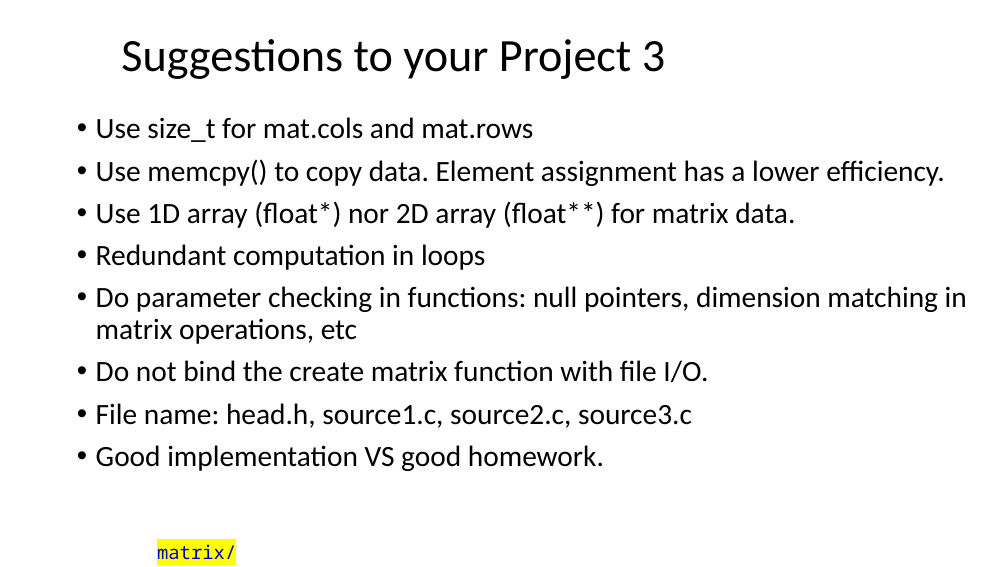
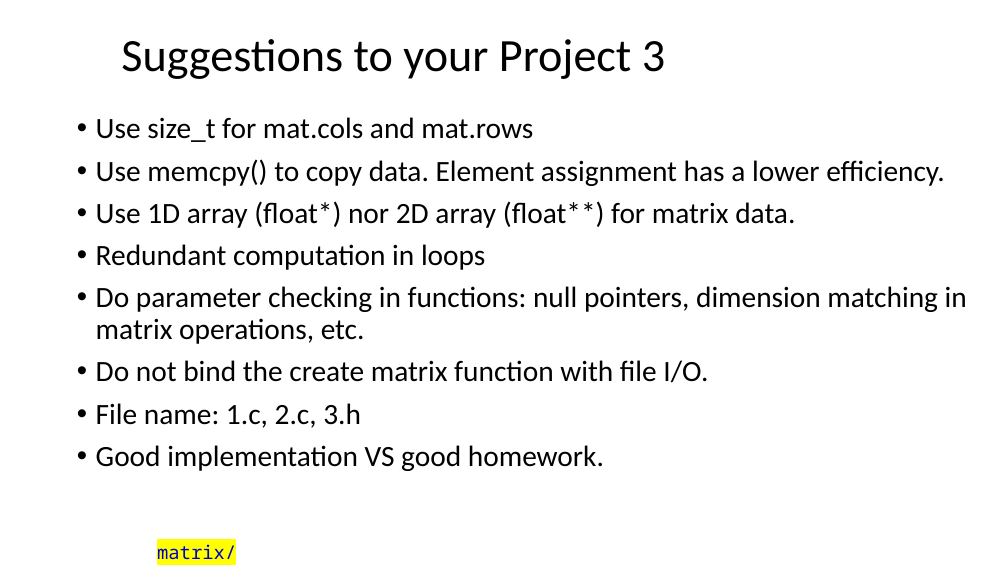
Before and after one commit to ShiqiYu/CPP, a slide deck: slide 3 of week12/Lecture12.pptx. Drawn at 1008x567 pixels with LibreOffice and Linux fonts; fonts in the diff are those of the drawing; background and template pictures are left out. Boxes give left, top, right and bottom in pixels: in the first picture for what was removed or moved away, otherwise in the second. Text is boxed around its words. In the diff, an @@ line names an element or a change of style, - is before the commit and + after.

```diff
--- a/week12/Lecture12.pptx
+++ b/week12/Lecture12.pptx
@@ text at bbox=[96, 286, 967, 344]: text changed @@
-• Do parameter checking in functions: null pointers, dimension matching in matrix operations, etc
+• Do parameter checking in functions: null pointers, dimension matching in matrix operations, etc.
@@ text at bbox=[96, 403, 361, 428]: text changed @@
-• File name: head.h, source1.c, source2.c, source3.c
+• File name: 1.c, 2.c, 3.h
```
Also in this commit, not shown: 3 other slides changed, 2 other files.
